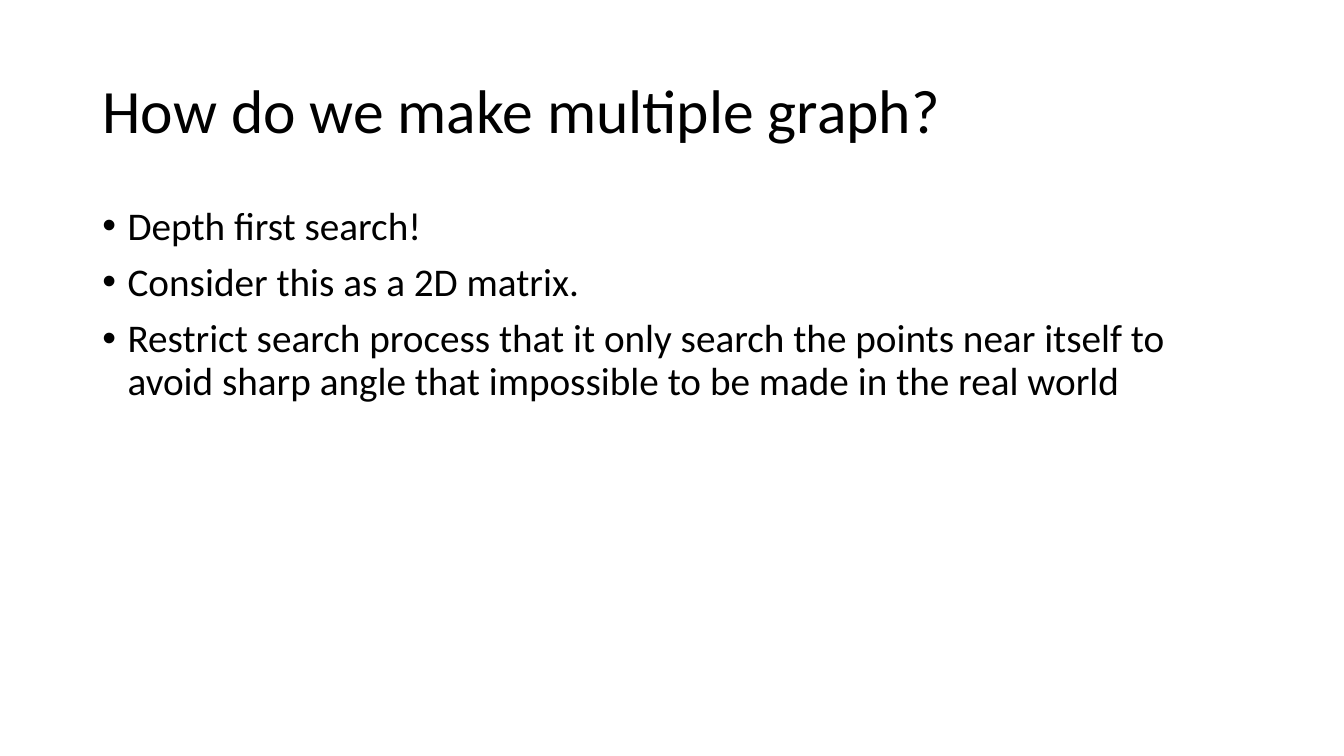
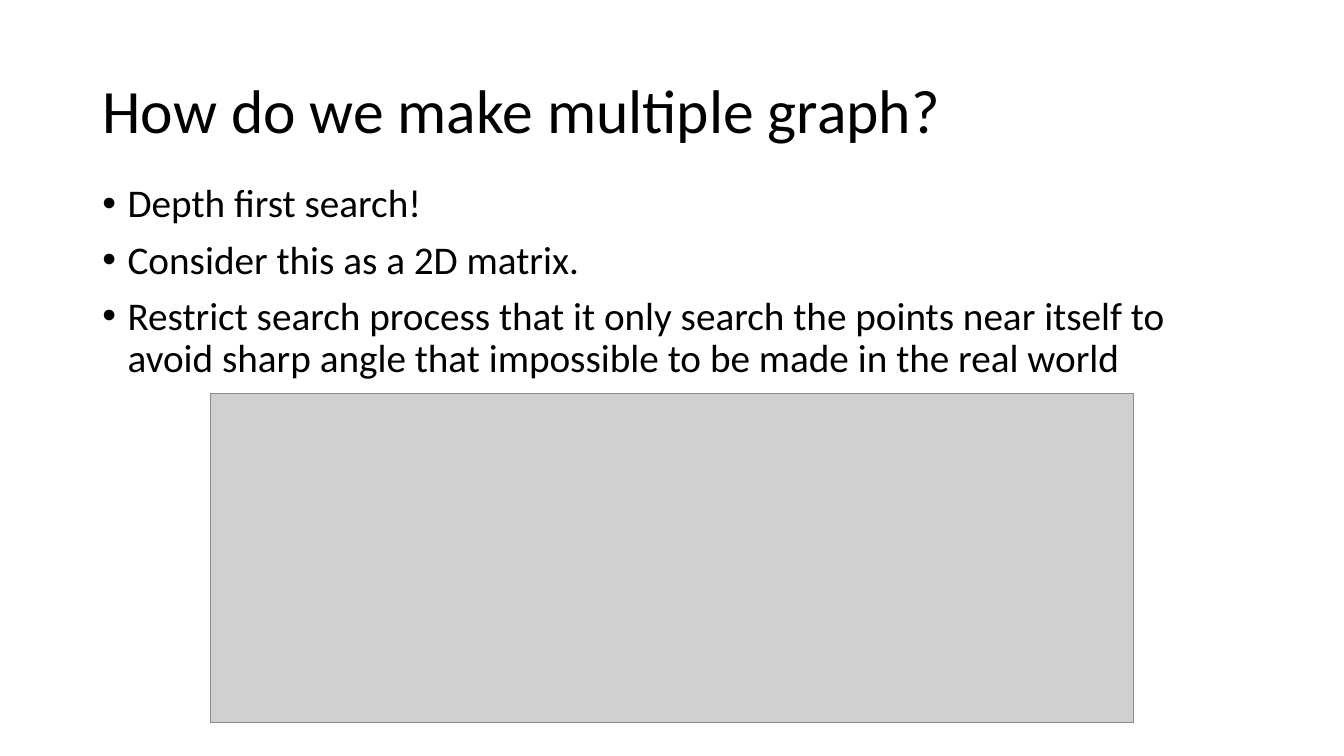
Before and after one commit to rifaasyari/Summer_research, a slide deck: slide 12 of Report_1/Inverse Design via Machine Learning.pptx. Drawn at 1344x756 pixels with LibreOffice and Linux fonts; fonts in the diff are those of the drawing; grey boxes stand for pictures. Boxes give left, top, right and bottom in pixels: in the first picture for what was removed or moved away, otherwise in the second. Text is boxed around its words. In the diff, an @@ line names an element or a change of style, - is before the commit and + after.

```diff
--- a/Report_1/Inverse Design via Machine Learning.pptx
+++ b/Report_1/Inverse Design via Machine Learning.pptx
@@ text "Depth first search!": place and size @@
-text "Depth first search!" at (128, 212, 1164, 402)
+text "Depth first search!" at (128, 189, 1164, 379)
@@ picture added at (211, 393, 1134, 723) @@
```
Also in this commit, not shown: 2 other slides changed.
